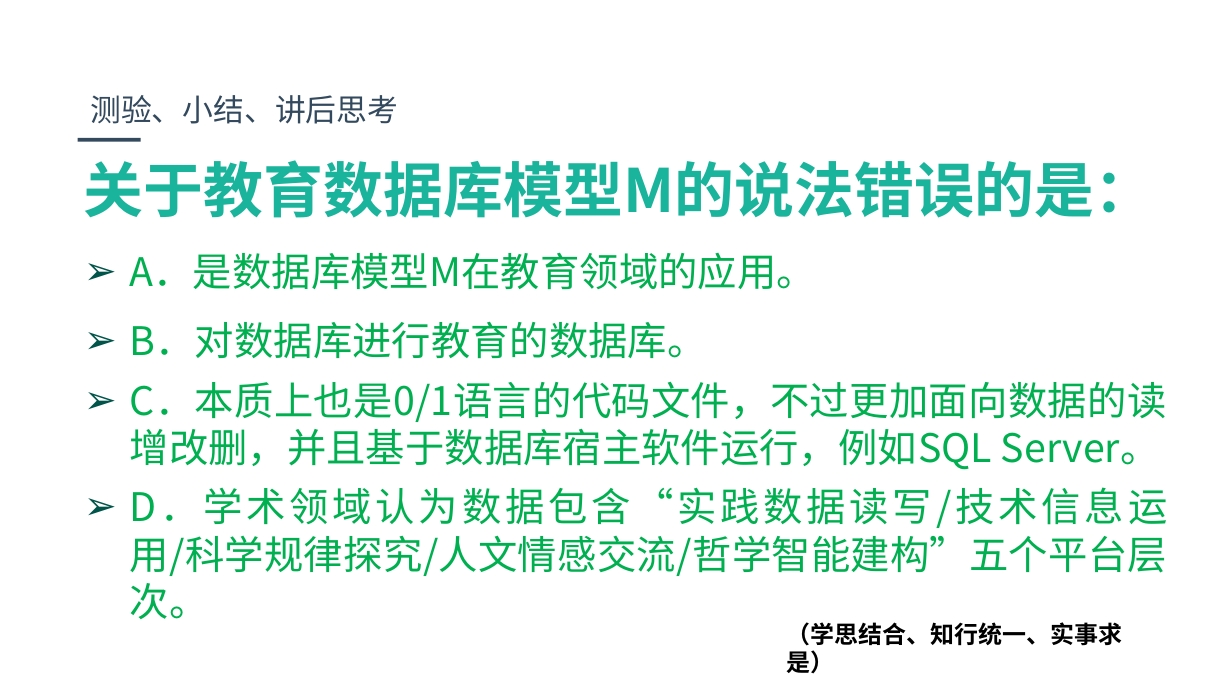
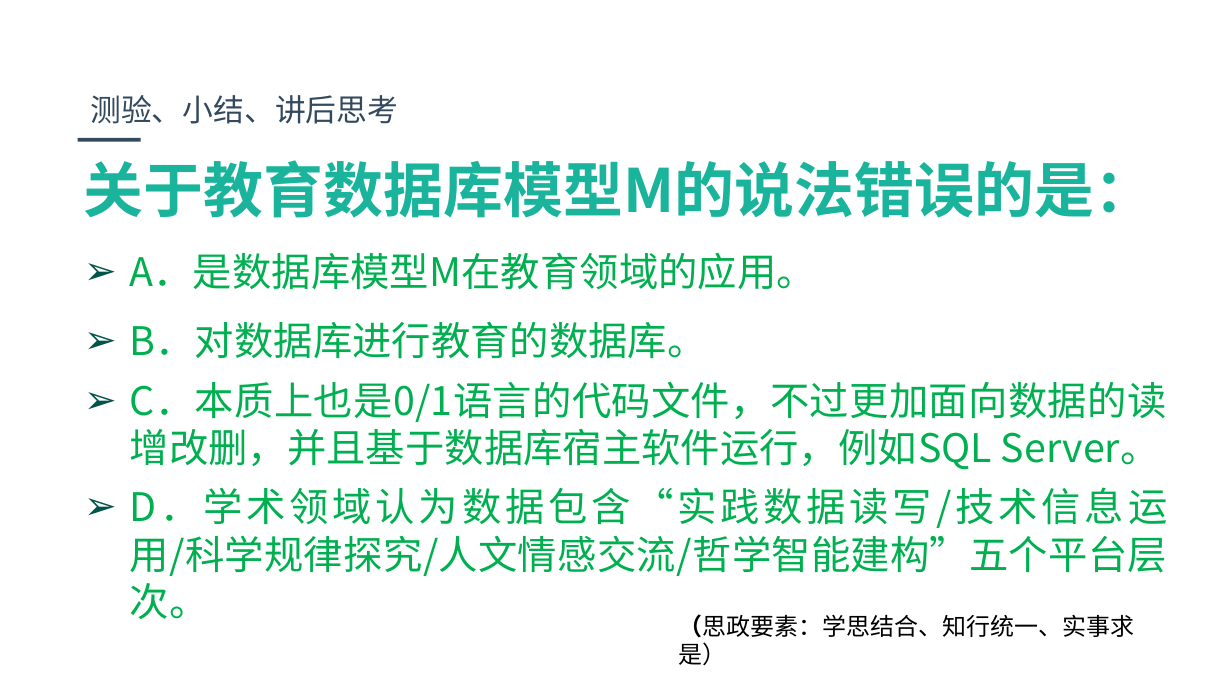
Before and after one commit to jbhuang99/WebEdu_LocalVersion_YuQin_DotNetCore2.1, a slide deck: slide 9 of wwwroot/FivePlatformsofMVCArchitectureModel.pptx. Drawn at 1232x693 pixels with LibreOffice and Linux fonts; fonts in the diff are those of the drawing; background and template pictures are left out. Boxes give left, top, right and bottom in pixels: in the first picture for what was removed or moved away, otherwise in the second. Text is boxed around its words. In the diff, an @@ line names an element or a change of style, - is before the commit and + after.

```diff
--- a/wwwroot/FivePlatformsofMVCArchitectureModel.pptx
+++ b/wwwroot/FivePlatformsofMVCArchitectureModel.pptx
@@ text at (678,614,1134,638): text changed; bold off @@
-（学思结合、知行统一、实事求是）
+（思政要素：学思结合、知行统一、实事求是）
```
Also in this commit, not shown: 2 other slides changed, 4 slides added, 4 slides removed, 3 other files.
